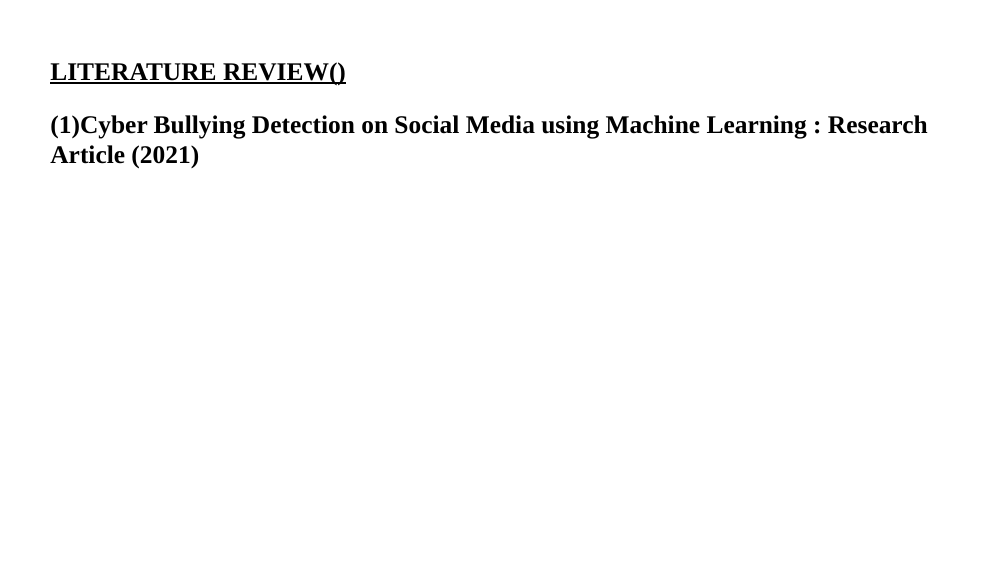
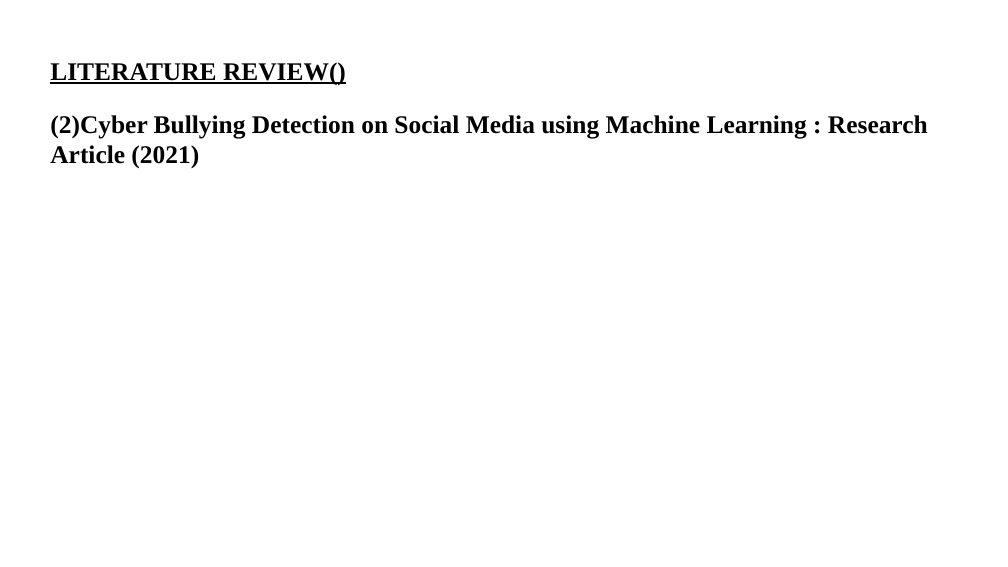
Before and after one commit to ihsanul1234/mini_project_ppt, a slide deck: slide 7 of 14.odp. Drawn at 1008x567 pixels with LibreOffice and Linux fonts; fonts in the diff are those of the drawing. Boxes give left, top, right and bottom in pixels: in the first picture for what was removed or moved away, otherwise in the second. Text is boxed around its words. In the diff, an @@ line names an element or a change of style, - is before the commit and + after.

Commit message:
new

```diff
--- a/14.odp
+++ b/14.odp
@@ subtitle at (x1=50, y1=115, x2=928, y2=168): text changed @@
-(1)Cyber Bullying Detection on Social Media using Machine Learning : Research Article (2021)
+(2)Cyber Bullying Detection on Social Media using Machine Learning : Research Article (2021)
```
Also in this commit, not shown: 4 other slides changed.
